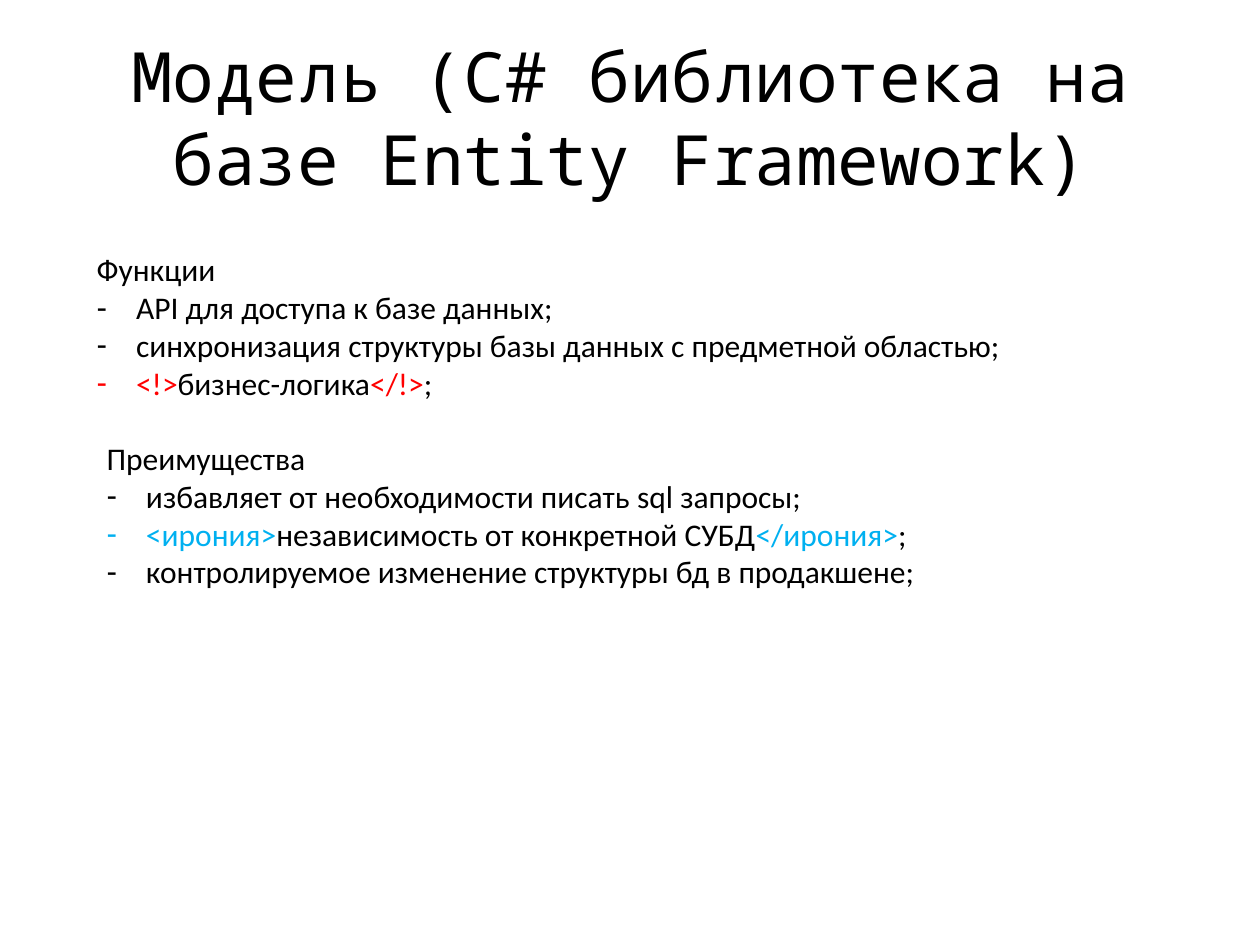
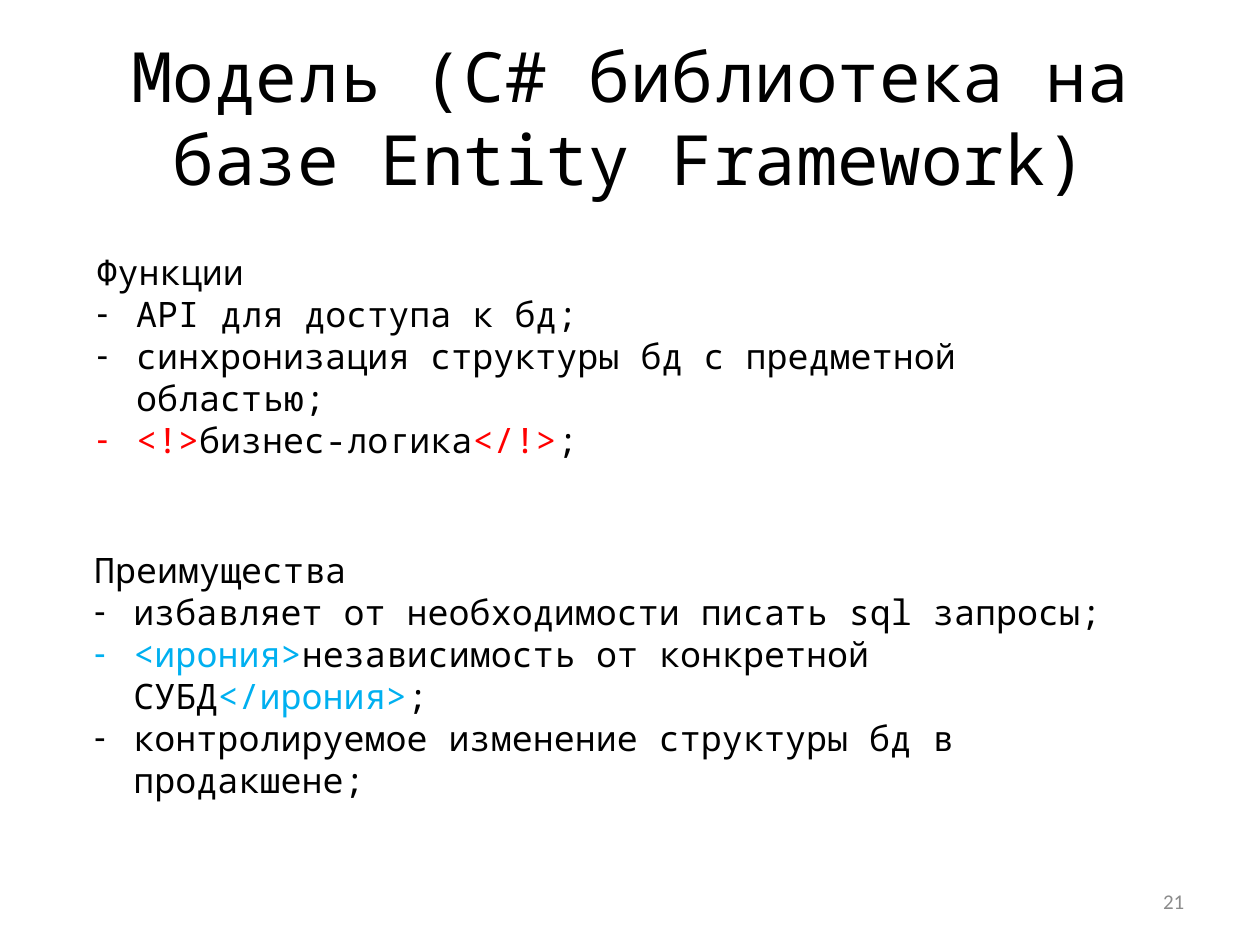
Before and after one commit to jpedraza/Health, a slide deck: slide 21 of Presentation/main.pptx (slide 14 before the commit). Drawn at 1260x945 pixels with LibreOffice and Linux fonts; fonts in the diff are those of the drawing. Boxes give left, top, right and bottom in pixels: in the first picture for what was removed or moved away, otherwise in the second. Text is boxed around its words. In the diff, an @@ line names an element or a change of style, - is before the commit and + after.

```diff
--- a/Presentation/main.pptx
+++ b/Presentation/main.pptx
@@ text at (97,259,578,458): size 18 to 20 pt, font Calibri to Noto Sans Mono in "Функции", "<!>бизнес-логика</!>;" @@
@@ text at (136,300,956,416): text changed; size 18 to 20 pt; font Calibri to Noto Sans Mono @@
-– API для доступа к базе данных;
-– синхронизация структуры базы данных с предметной областью;
+– API для доступа к бд;
+– синхронизация структуры бд с предметной областью;
@@ text "Преимущества": place and size @@
-text "Преимущества" at (107,449,914,589)
+text "Преимущества" at (94,558,1101,802)
@@ text "Преимущества" at (94,558,1101,802): size 18 to 20 pt, font Calibri to Noto Sans Mono @@
@@ page number added at (1163,895,1184,909), 12 pt, text #8C8C8C @@
+21
```
Also in this commit, not shown: 31 other slides changed, 13 slides added, 1 slide removed, 4 other files.
